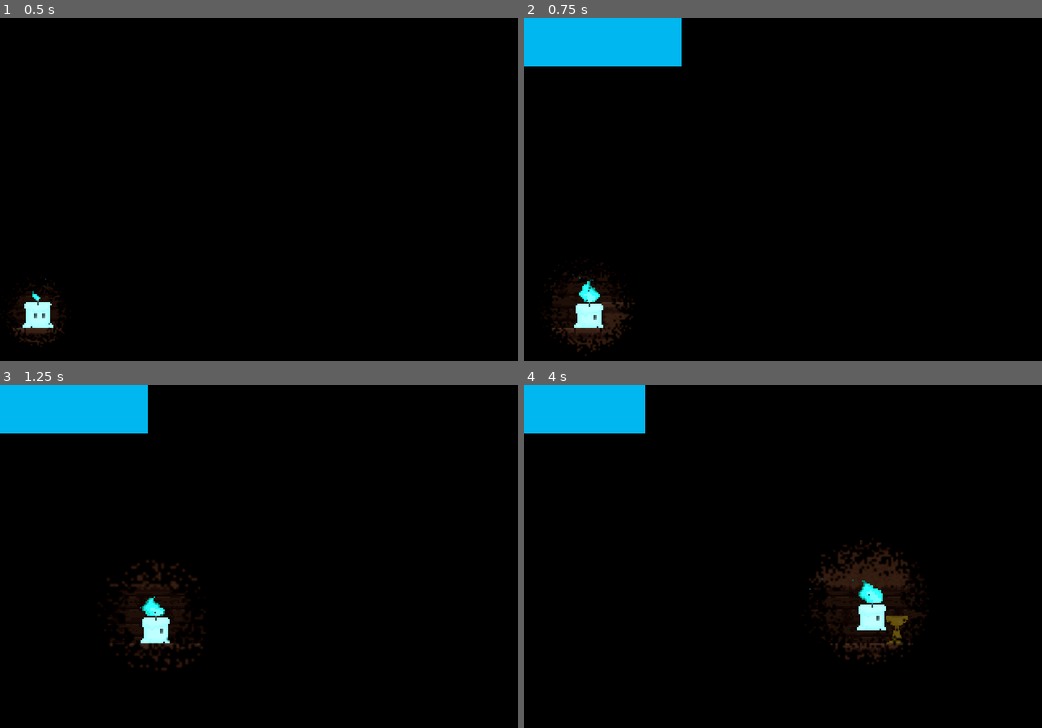
Above: before the commit, frames 1-4 (two rows, left to right).
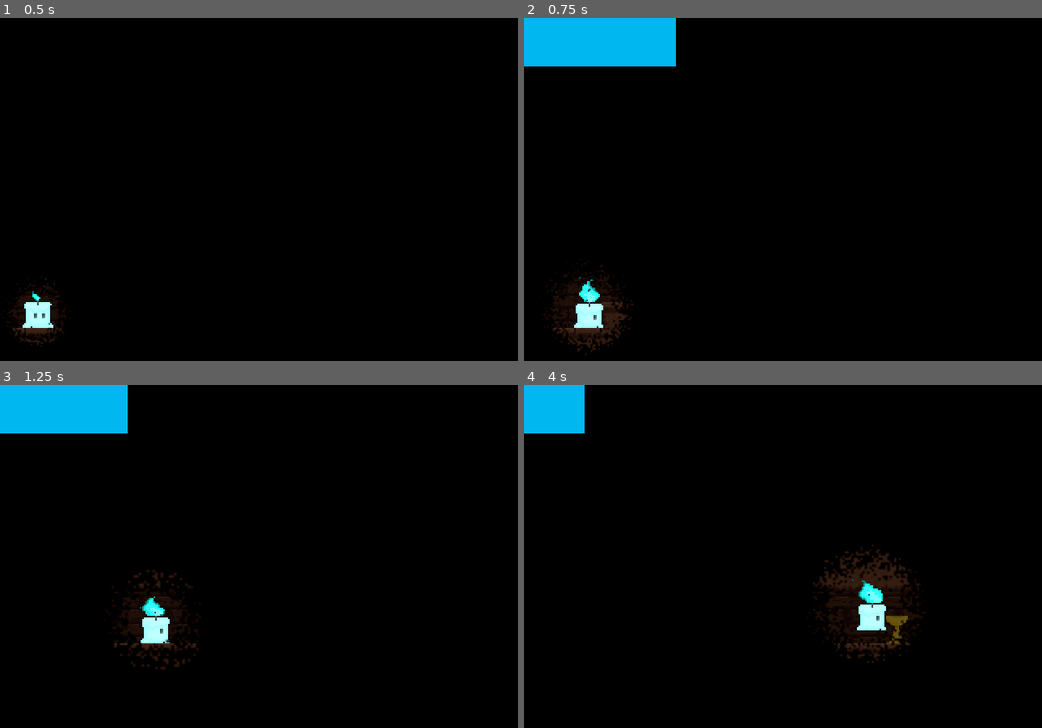
Above: after the commit, the same moments.

Repository: UlricBon/Unseen-Forces
Game: Godot game, scene res://Scene/level1.tscn
Same seed, same stepped clock (60 frames per second), same inputs: the game is played once before the commit and once after it. This scene is started directly instead of the project's main scene.
Inputs:
- Up to frame 1 (0.5 s): no input
- Up to frame 2 (0.75 s): hold D (Right) from 0.53 s (still down); hold Space (Interact) from 0.53 s (still down)
- Up to frame 3 (1.25 s): keep holding D (Right); keep holding Space (Interact); tap W (Jump) at 0.77 s
- Up to frame 4 (4 s): release Space (Interact) at 1.28 s; tap Space (Interact) at 1.35, 2.85 s; tap W (Jump) at 1.52, 3.02, 3.77 s; release D (Right) at 2.03 s; hold A (Left) 2.03-2.78 s; hold Space (Interact) 2.03-2.78 s; hold D (Right) from 2.78 s (still down); hold Space (Interact) from 3.53 s (still down)

Frame 1 is identical in both runs. In frame 2, 0.3% of the frame differs, in the area x 3-31%, y 0-95%; in frame 3, 1.1%; in frame 4, 2.5%, in the area x 11-79%, y 0-82%.

Commit message:
migeul push ko?

Diff:
--- a/Scene/level1.tscn
+++ b/Scene/level1.tscn
@@ -1545,8 +1545,8 @@
 visible = false
 offset_right = 40.0
 offset_bottom = 40.0
-max_value = 500.0
-value = 500.0
+max_value = 200.0
+value = 200.0
 texture_progress = ExtResource("13_dntf3")
 metadata/_edit_use_anchors_ = true
 
--- a/Scripts/player.gd
+++ b/Scripts/player.gd
@@ -59,8 +59,8 @@
 
 	if lightBool:
 		lightBool = true
-		light.light_scale *= 1.015
-		light.offset.y *= 1.0175
+		light.light_scale *= 1.0125
+		light.offset.y *= 1.024
 		if is_on_floor():
 			if direction == 0:
 				animated_sprite_2d.play("Lit Up Idle")
